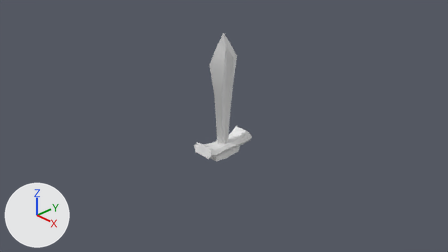
Two versions of the Blender file Blender - entendendo o Box Modeling/sword.blend, one commit apart.
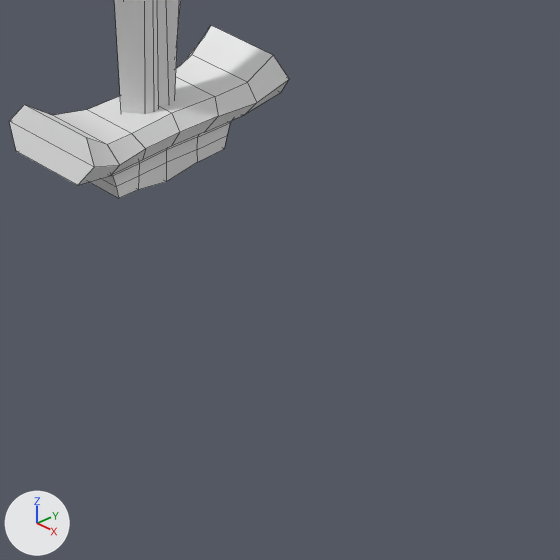
Old and new are each drawn from the file's camera 'Camera' and again close up on the part from 43% to 69% of the width and 48% to 94% of the height. Every picture has the same lights, and +X, +Y and +Z are marked at lower left. The close-ups show mesh edges as thin lines.

Names of what the first close-up shows: 'Blade', 'Hilt'.
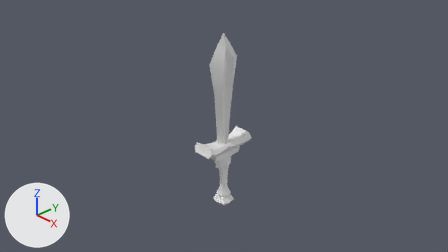
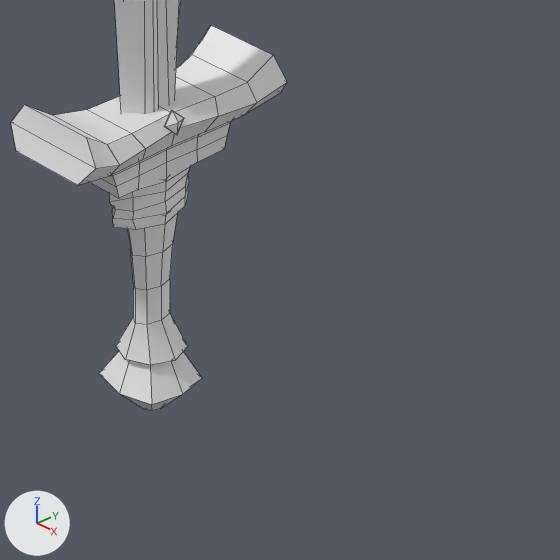
Where the change shows, as pixel boxes (x1, y1, x2, y2) in the close-ups (560 x 560 px):
'Cylinder.001', added: after (99, 214, 202, 410)
'Cylinder', added: after (109, 167, 190, 230)
'Cube', added: after (165, 110, 184, 135)

The change, as a list of edits to the scene's bpy script:
```text
Add me_cube_001:
    me_cube_001.from_pydata([(-0.21, -1.0, -1.0), (-0.18, -1.0, 1.0), (-0.18, 1.0, -1.0), (-0.21, 1.0, 1.0), (0.21, -1.0, -1.0), (0.18, -1.0, 1.0), (0.18, 1.0, -1.0), (0.21, 1.0, 1.0), (1.92, 0.0, 0.0)], [], [(0, 1, 3, 2), (2, 3, 7, 6), (6, 8, 4), (4, 5, 1, 0), (2, 6, 4, 0), (7, 3, 1, 5), (5, 8, 7), (4, 8, 5), (7, 8, 6)])
Add me_cylinder_001:
    me_cylinder_001.from_pydata(...)  # 65 vertices, 61 faces; spans x -3.2..3.0, y -3.0..2.9, z -14.4..1.2
    me_cylinder_001.polygons.foreach_set('use_smooth', [True] * 61)
Add me_cylinder:
    me_cylinder.from_pydata(...)  # 40 vertices, 34 faces; spans x -1.05..1.04, y -1.29..1.27, z -1.27..1.23
    me_cylinder.polygons.foreach_set('use_smooth', [True] * 34)
Add ob_cube:
    ob_cube = bpy.data.objects.new('Cube', me_cube_001)
    ob_cube.location = (0.126, 0.0, -0.429)
    ob_cube.rotation_euler = (157.9, -0.302, 0.0)  # degrees (47, -17, 0)
    ob_cube.scale = (0.0113, 0.0354, 0.0354)
Add ob_cylinder_001:
    ob_cylinder_001 = bpy.data.objects.new('Cylinder.001', me_cylinder_001)
    ob_cylinder_001.location = (0.0, 0.0, -0.927)
    ob_cylinder_001.scale = (0.0582, 0.0582, 0.0582)
Add ob_cylinder:
    ob_cylinder = bpy.data.objects.new('Cylinder', me_cylinder)
    ob_cylinder.location = (0.0, 0.0, -0.767)
    ob_cylinder.scale = (0.0812, 0.172, 0.0975)
```
